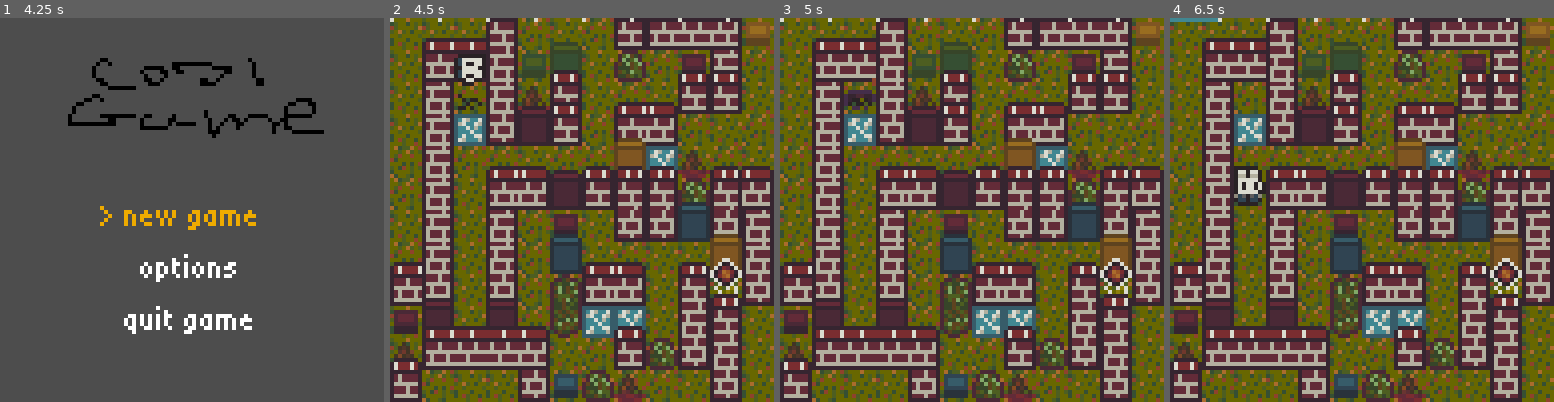
Above: before the commit, frames 1-4 (left to right).
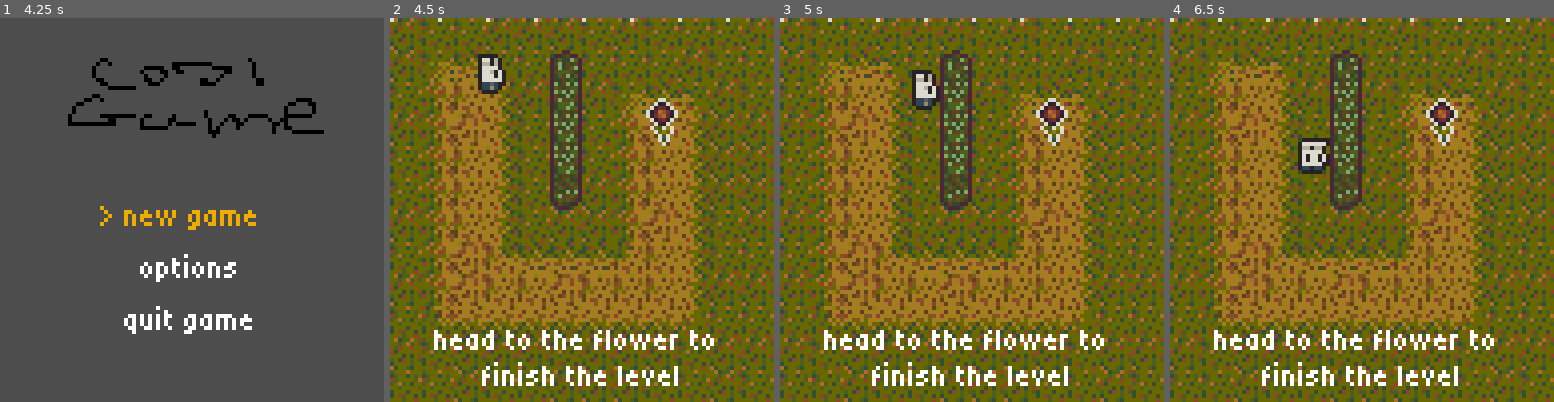
Above: after the commit, the same moments.

Repository: Someone68/cozyfall
Game: Godot game, scene res://scenes/main_menu.tscn
The game is run twice, just before and just after one commit, with the same random seed, the same clock (stepped at 60 frames per second) and the same inputs.
Inputs:
- Up to frame 1 (4.25 s): click "> new game" at 0.5 s; click "> new game" at 1.25 s; click "> new game" at 2 s; click "options" at 2.75 s; click "> new game" at 3.5 s
- Up to frame 2 (4.5 s): tap Enter (ui_accept) at 4.25 s; hold Right (ui_right) from 4.28 s (still down); hold Z (tunnel) from 4.28 s (still down)
- Up to frame 3 (5 s): keep holding Right (ui_right); keep holding Z (tunnel); tap Enter (ui_accept) at 4.52 s
- Up to frame 4 (6.5 s): release Right (ui_right) at 5.03 s; release Z (tunnel) at 5.03 s; hold Down (ui_down) 5.03-5.78 s; tap Z (tunnel) at 5.1 s; tap Enter (ui_accept) at 5.27 s; hold Right (ui_right) from 5.78 s (still down); hold Z (tunnel) from 5.78 s (still down)

Frame 1 is identical in both runs. In frame 2, 81% of the frame differs, in the area x 0-100%, y 0-100%; in frame 3, 81%; in frame 4, 82%.

Commit message:
fix gamemgr

Diff:
--- a/scripts/gamemgr.gd
+++ b/scripts/gamemgr.gd
@@ -1,6 +1,13 @@
 extends Node
 
 const levels := [
+	"res://scenes/levels/level1.tscn",
+	"res://scenes/levels/level2.tscn",
+	"res://scenes/levels/level3.tscn",
+	"res://scenes/levels/level4.tscn",
+	"res://scenes/levels/level5.tscn",
+	"res://scenes/levels/level6.tscn",
+	"res://scenes/levels/level7.tscn",
 	"res://scenes/levels/level8.tscn"
 ]
 
